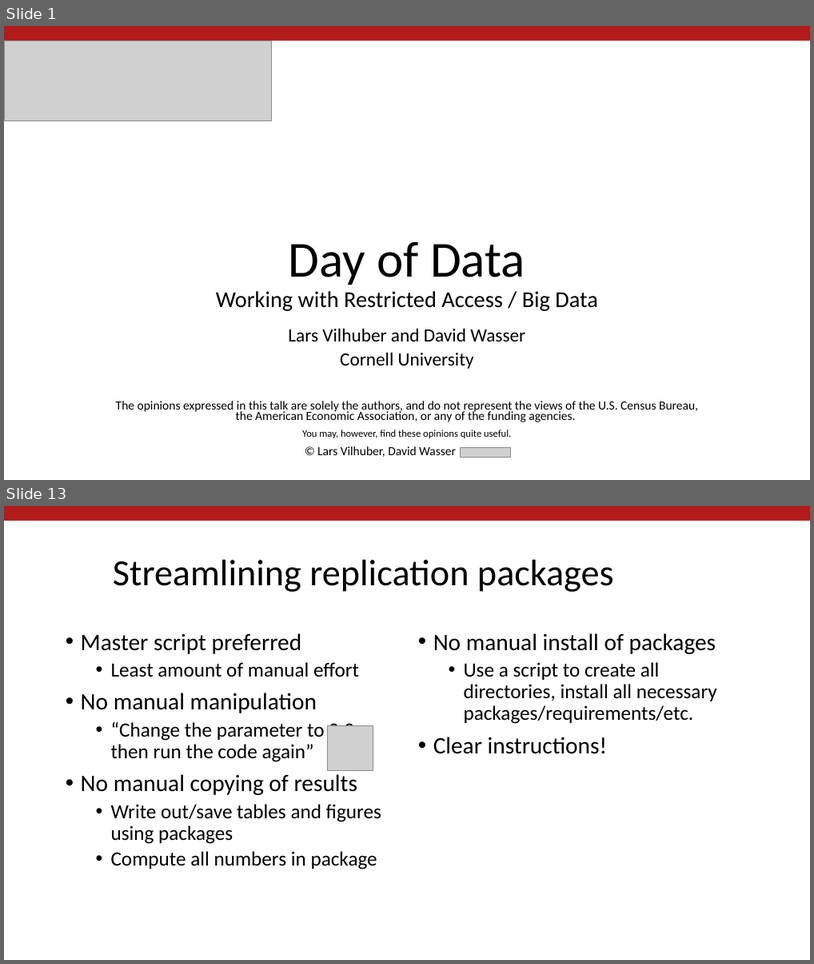
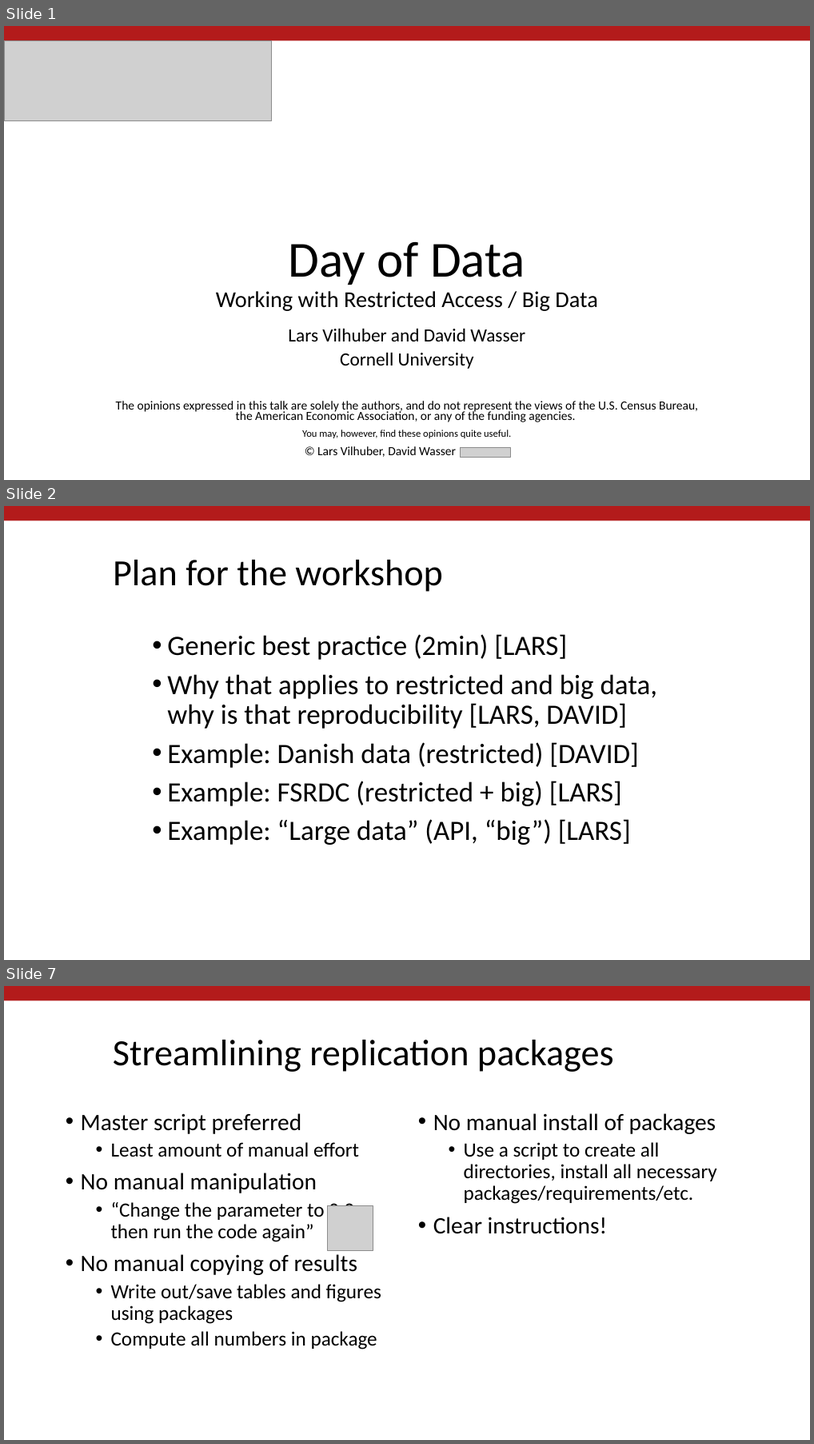
Before and after one commit to labordynamicsinstitute/day-of-data-2021, a slide deck: Vilhuber-Wasser-Day-of-Data-2021.pptx. Shown one above the other, each under a label of ours: slides 1 and 13 before the commit, slides 1, 2 and 7 after it; the slides between them are not shown. The pictures are 814x964 and 814x1444 pixels, drawn with LibreOffice and Linux fonts; fonts in the diff are those of the drawing; grey boxes stand for pictures; background and template pictures are left out. Boxes give left, top, right and bottom in pixels: in the first picture for what was removed or moved away, otherwise in the second. Text is boxed around its words. In the diff, an @@ line names an element or a change of style, - is before the commit and + after.

```diff
--- a/Vilhuber-Wasser-Day-of-Data-2021.pptx
+++ b/Vilhuber-Wasser-Day-of-Data-2021.pptx
@@ slide 2 added at (x1=4, y1=506, x2=810, y2=960), background #FFFFFF; not listed: 1 template element that a slide beside it also shows @@
@@ title added at (x1=113, y1=560, x2=443, y2=592), 44 pt, text #000000 @@
+Plan for the workshop
@@ text added at (x1=167, y1=634, x2=658, y2=844), 33.3 pt, text #000000 @@
+• Generic best practice (2min) [LARS]
+• Why that applies to restricted and big data, why is that reproducibility [LARS, DAVID]
+• Example: Danish data (restricted) [DAVID]
+• Example: FSRDC (restricted + big) [LARS]
+• Example: “Large data” (API, “big”) [LARS]
@@ what was slide 13 is now slide 7 @@
```
Also in this commit, not shown: 3 slides changed, 27 other slides added, 2 other files.
